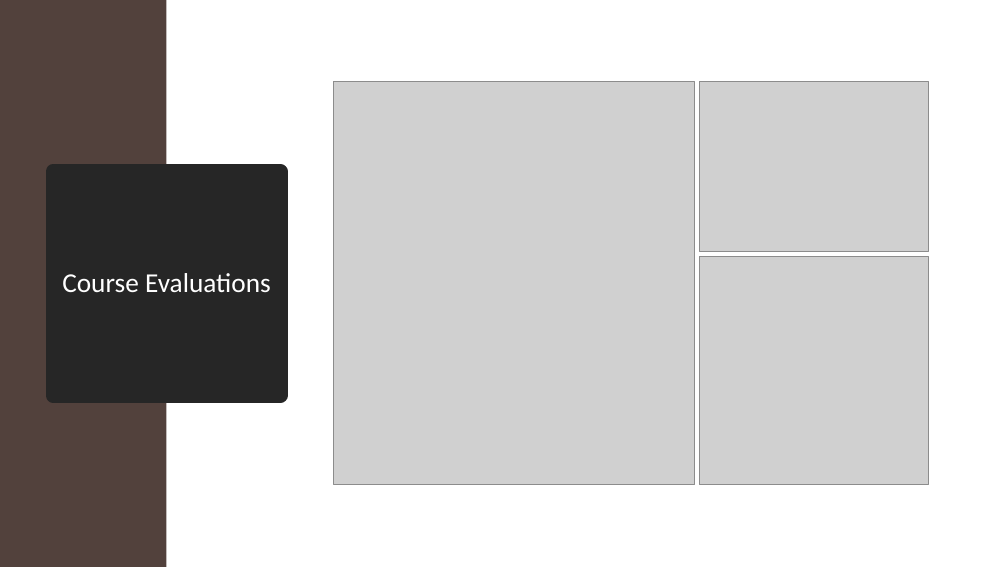
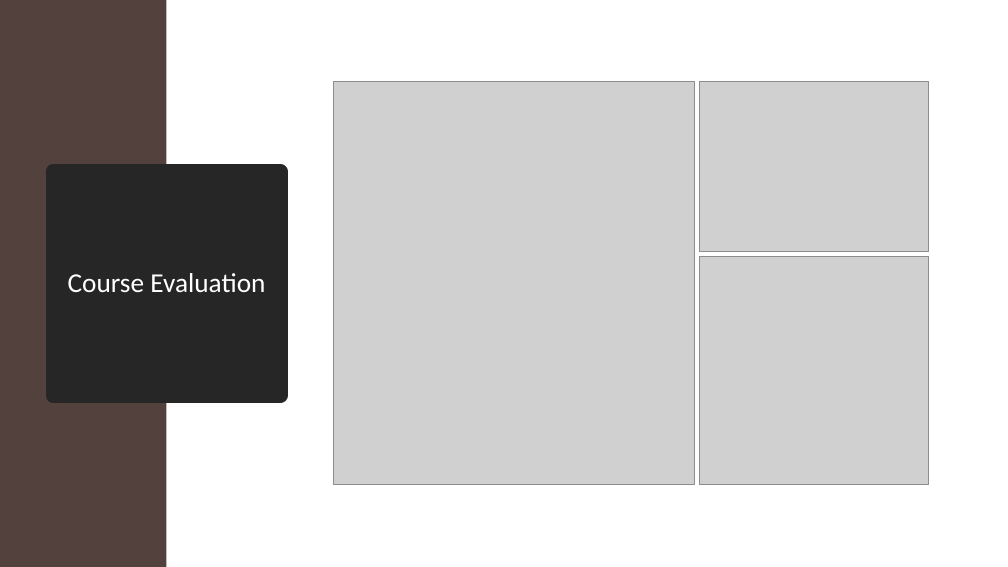
Before and after one commit to mikenguyen13/brand_F22, a slide deck: slide 4 of lecture/13/13.pptx. Drawn at 1008x567 pixels with LibreOffice and Linux fonts; fonts in the diff are those of the drawing; grey boxes stand for pictures. Boxes give left, top, right and bottom in pixels: in the first picture for what was removed or moved away, otherwise in the second. Text is boxed around its words. In the diff, an @@ line names an element or a change of style, - is before the commit and + after.

Commit message:
update lecture 13

```diff
--- a/lecture/13/13.pptx
+++ b/lecture/13/13.pptx
@@ title at [68,273,265,292]: text changed @@
-Course Evaluations
+Course Evaluation
```
